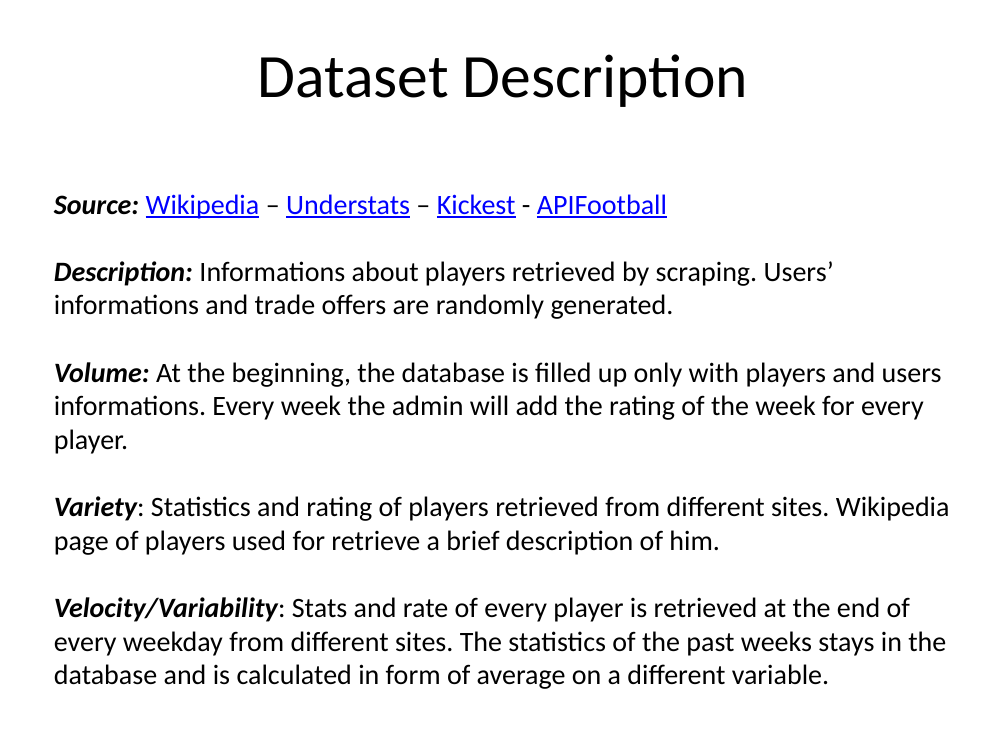
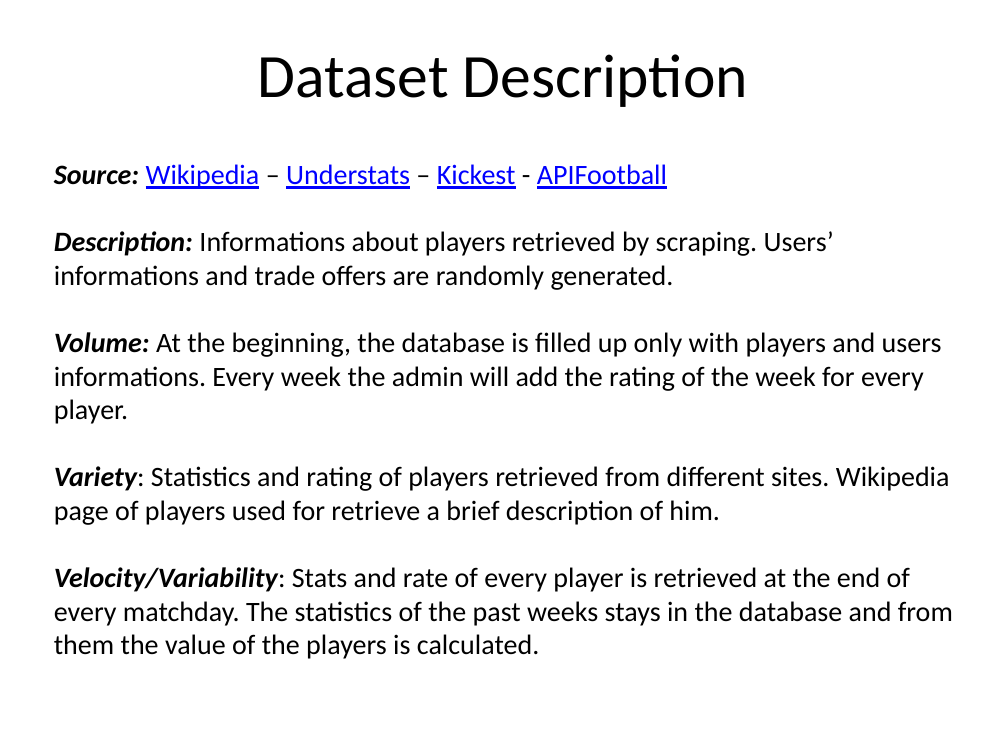
Before and after one commit to Plaza99/FantaManager, a slide deck: slide 5 of Documentation/Project Presentation.pptx. Drawn at 1008x756 pixels with LibreOffice and Linux fonts; fonts in the diff are those of the drawing; background and template pictures are left out. Boxes give left, top, right and bottom in pixels: in the first picture for what was removed or moved away, otherwise in the second. Text is boxed around its words. In the diff, an @@ line names an element or a change of style, - is before the commit and + after.

```diff
--- a/Documentation/Project Presentation.pptx
+++ b/Documentation/Project Presentation.pptx
@@ text "Source: Wikipedia – Understats – ...": place and size @@
-text "Source: Wikipedia – Understats – ..." at [54, 194, 950, 689]
+text "Source: Wikipedia – Understats – ..." at [54, 164, 953, 659]
@@ text at [54, 567, 953, 659]: text changed @@
-Velocity/Variability: Stats and rate of every player is retrieved at the end of every weekday from different sites. The statistics of the past weeks stays in the database and is calculated in form of average on a different variable.
+Velocity/Variability: Stats and rate of every player is retrieved at the end of every matchday. The statistics of the past weeks stays in the database and from them the value of the players is calculated.
```
Also in this commit, not shown: 4 other slides changed, 3 other files.
